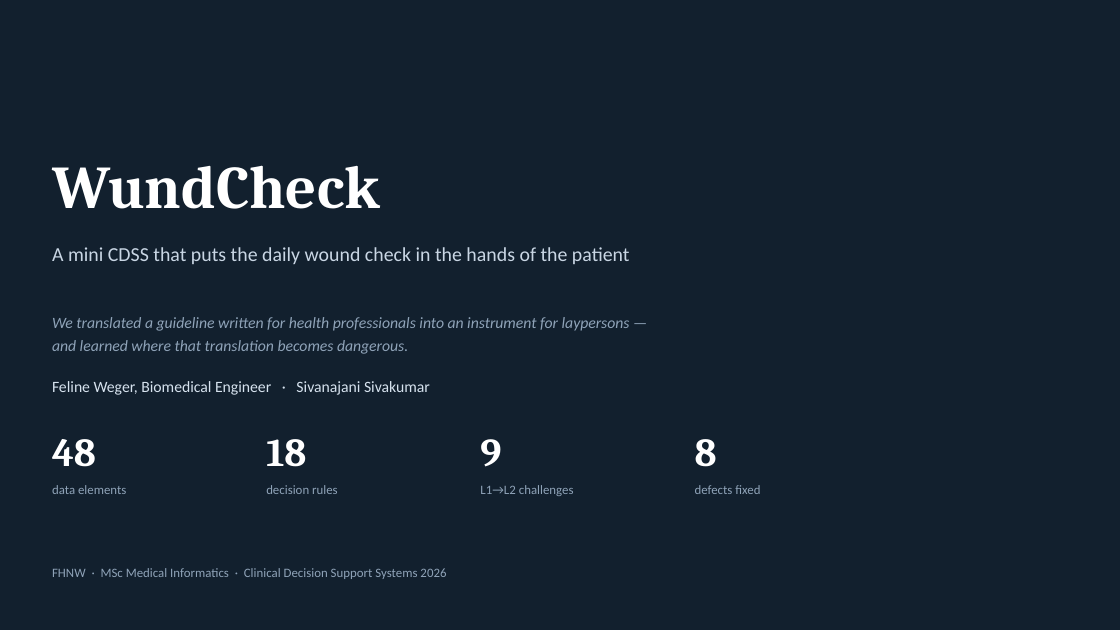
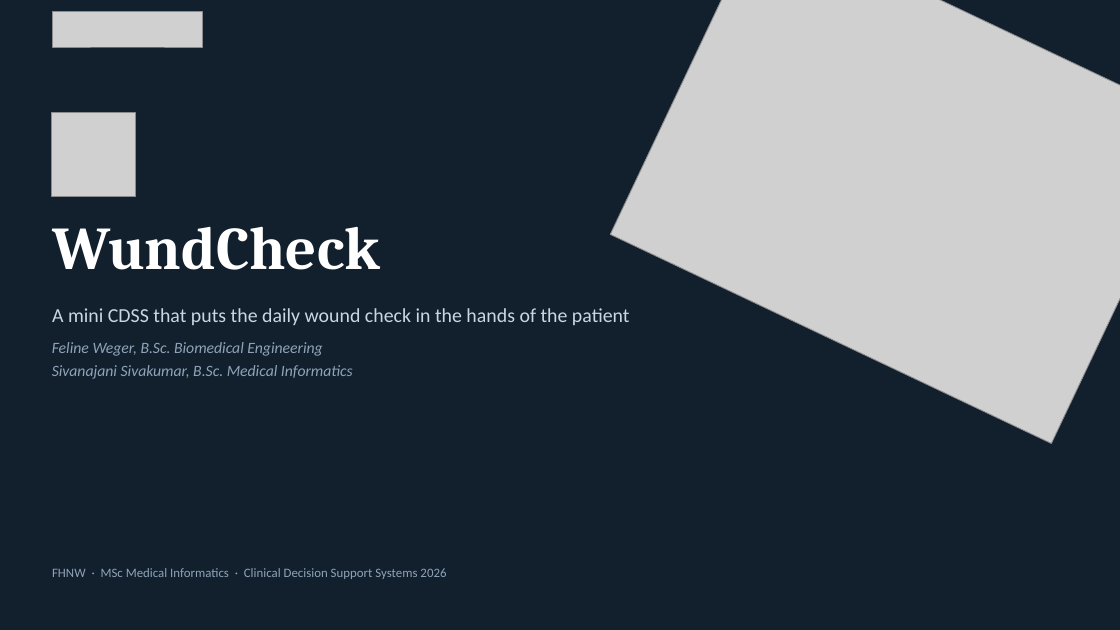
Before and after one commit to Sivanajani/smart-wound-guideline-app, a slide deck: slide 1 of submission/WundCheck_CDSS_Presentation.pptx. Drawn at 1120x630 pixels with LibreOffice and Linux fonts; fonts in the diff are those of the drawing; grey boxes stand for pictures. Boxes give left, top, right and bottom in pixels: in the first picture for what was removed or moved away, otherwise in the second. Text is boxed around its words. In the diff, an @@ line names an element or a change of style, - is before the commit and + after.

Commit message:
Update WundCheck CDSS presentation with latest revisions

```diff
--- a/submission/WundCheck_CDSS_Presentation.pptx
+++ b/submission/WundCheck_CDSS_Presentation.pptx
@@ picture added at (52,12,202,47) @@
@@ picture added at (611,0,1120,443) @@
@@ picture added at (52,113,136,197) @@
@@ text "WundCheck": place and size @@
-text "WundCheck" at (52,165,380,209)
+text "WundCheck" at (52,226,380,270)
@@ text "A mini CDSS that puts ...": place and size @@
-text "A mini CDSS that puts ..." at (52,247,630,264)
+text "A mini CDSS that puts ..." at (52,308,630,325)
@@ text removed at (52,317,630,354) @@
-We translated a guideline written for health professionals into an instrument for laypersons —
-and learned where that translation becomes dangerous.
@@ text at (52,342,353,379): text changed; text colour #D6E2EE to #8FA3B8; italic on @@
-Feline Weger, Biomedical Engineer · Sivanajani Sivakumar
+Feline Weger, B.Sc. Biomedical Engineering
+Sivanajani Sivakumar, B.Sc. Medical Informatics
@@ text removed at (52,439,96,467) @@
-48
@@ text removed at (266,439,306,467) @@
-18
@@ text removed at (480,439,501,467) @@
-9
@@ text removed at (695,439,717,467) @@
-8
@@ text removed at (52,485,126,494) @@
-data elements
@@ text removed at (266,485,338,494) @@
-decision rules
@@ text removed at (480,485,574,496) @@
-L1→L2 challenges
@@ text removed at (695,485,760,494) @@
-defects fixed
```
Also in this commit, not shown: 24 other slides changed, 1 slide added, 1 slide removed, 4 other files.
